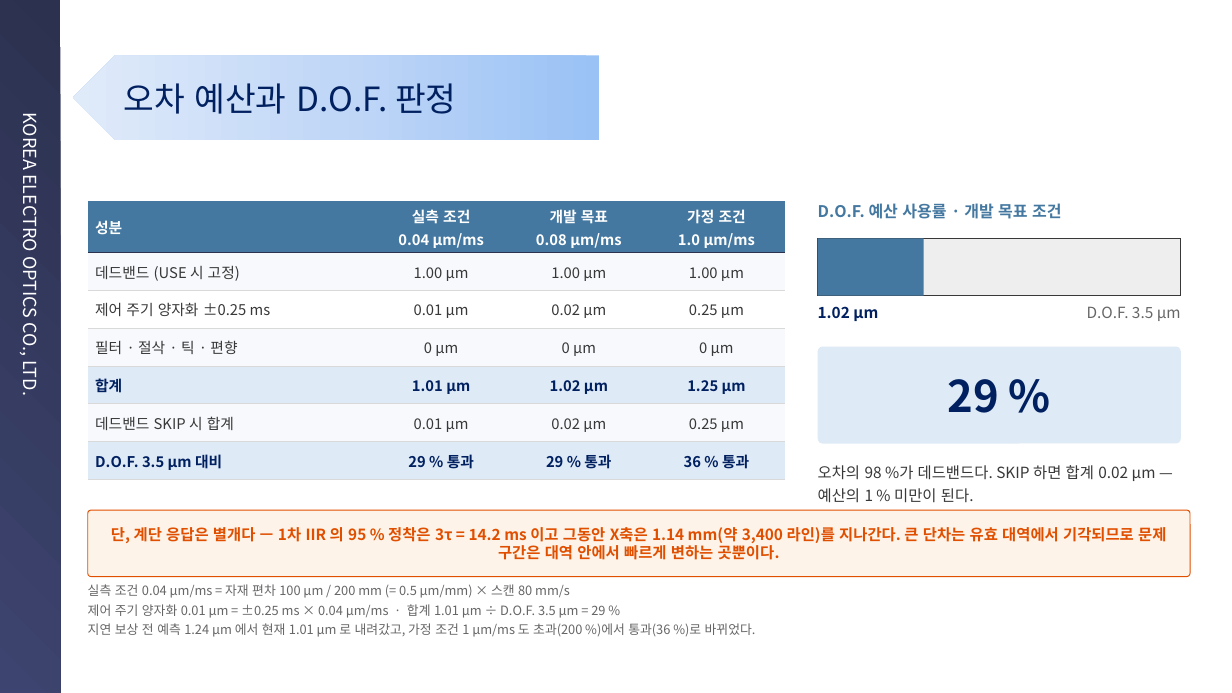
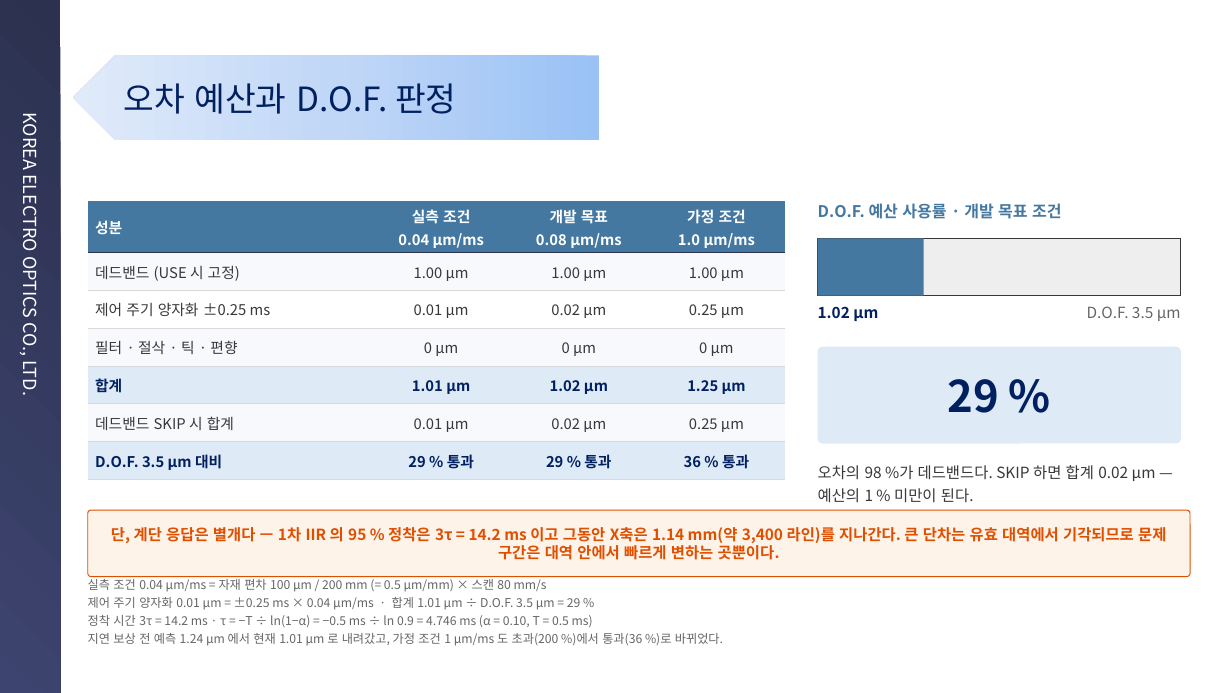
Before and after one commit to kyeongsunyu/SEQApp, a slide deck: slide 13 of Documents/기술경진대회/연구소기술경진대회_민수개발팀 윤경현_피드포워드 오토포커스_260901.pptx. Drawn at 1232x693 pixels with LibreOffice and Linux fonts; fonts in the diff are those of the drawing; background and template pictures are left out. Boxes give left, top, right and bottom in pixels: in the first picture for what was removed or moved away, otherwise in the second. Text is boxed around its words. In the diff, an @@ line names an element or a change of style, - is before the commit and + after.

```diff
--- a/Documents/기술경진대회/연구소기술경진대회_민수개발팀 윤경현_피드포워드 오토포커스_260901.pptx
+++ b/Documents/기술경진대회/연구소기술경진대회_민수개발팀 윤경현_피드포워드 오토포커스_260901.pptx
@@ text at bbox=[88, 576, 723, 646]: size 10 to 9.5 pt in "실측 조건 0.04 µm/ms = 자재 편차 ...", "제어 주기 양자화 0.01 µm = ±0.25 ...", "지연 보상 전 예측 1.24 µm 에서 ..."; line spacing 1.18 to 1.15 @@
@@ text at bbox=[88, 615, 593, 627]: paragraph added @@
+정착 시간 3τ = 14.2 ms · τ = −T ÷ ln(1−α) = −0.5 ms ÷ ln 0.9 = 4.746 ms (α = 0.10, T = 0.5 ms)
```
Also in this commit, not shown: 2 other slides changed, 1 other file.
